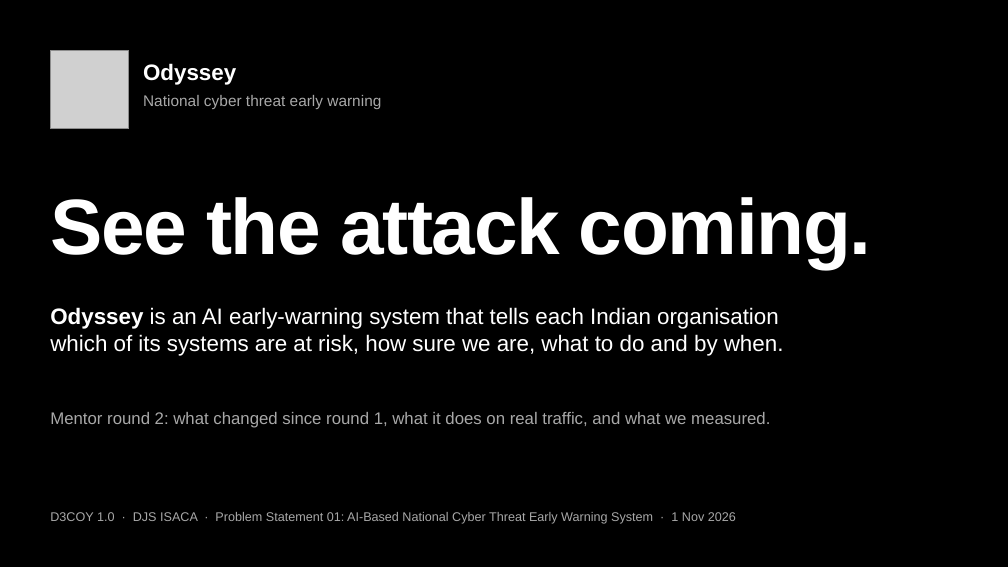
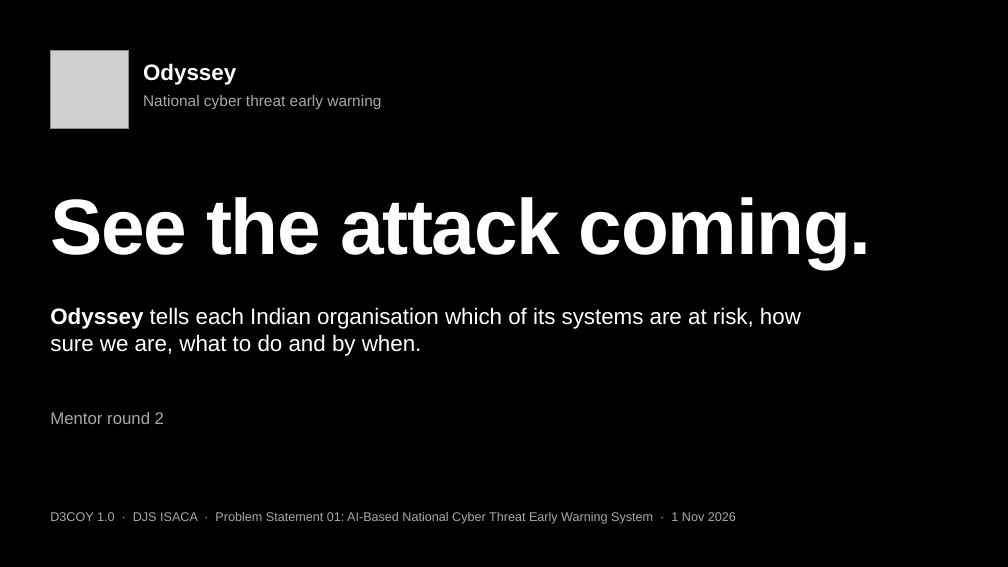
Before and after one commit to swayamiitb/D3coy_Odysssey, a slide deck: slide 1 of docs/pitch/Odyssey_mentor_round_2.pptx. Drawn at 1008x567 pixels with LibreOffice and Linux fonts; fonts in the diff are those of the drawing; grey boxes stand for pictures. Boxes give left, top, right and bottom in pixels: in the first picture for what was removed or moved away, otherwise in the second. Text is boxed around its words. In the diff, an @@ line names an element or a change of style, - is before the commit and + after.

```diff
--- a/docs/pitch/Odyssey_mentor_round_2.pptx
+++ b/docs/pitch/Odyssey_mentor_round_2.pptx
@@ text at box(50, 307, 801, 356): text changed @@
-Odyssey is an AI early-warning system that tells each Indian organisation which of its systems are at risk, how sure we are, what to do and by when.
+Odyssey tells each Indian organisation which of its systems are at risk, how sure we are, what to do and by when.
@@ text at box(50, 412, 164, 424): text changed @@
-Mentor round 2: what changed since round 1, what it does on real traffic, and what we measured.
+Mentor round 2
```
Also in this commit, not shown: 3 other slides changed, 6 slides added, 6 slides removed, 1 other file.
